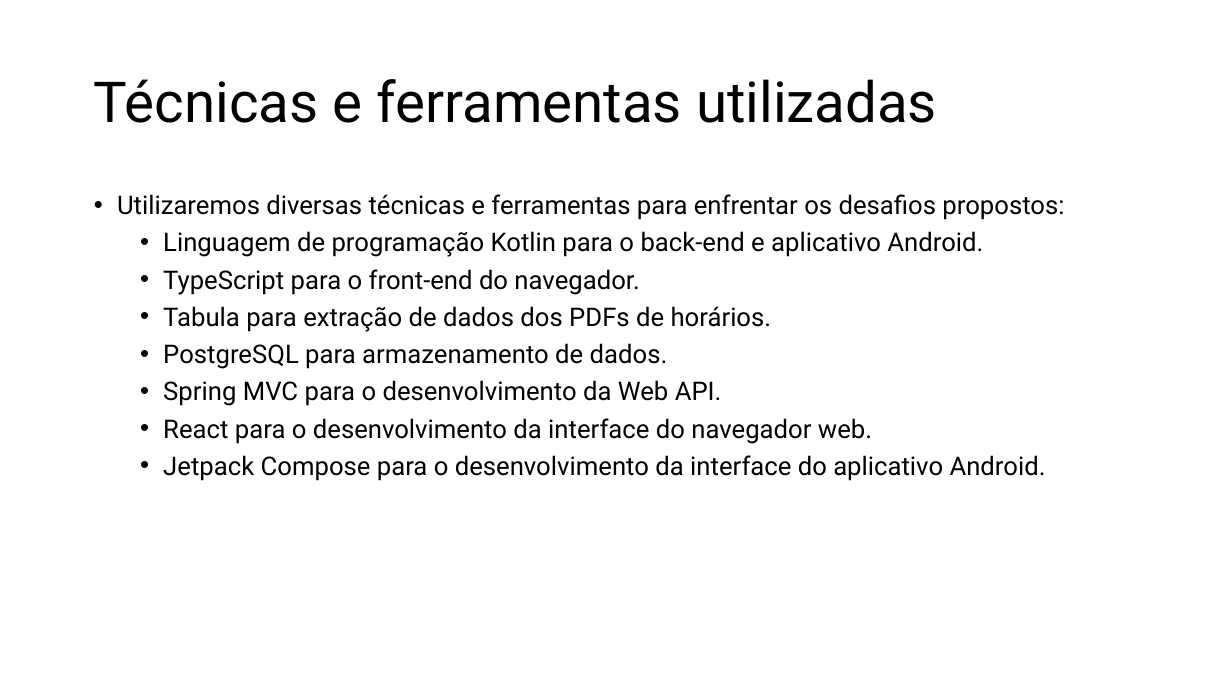
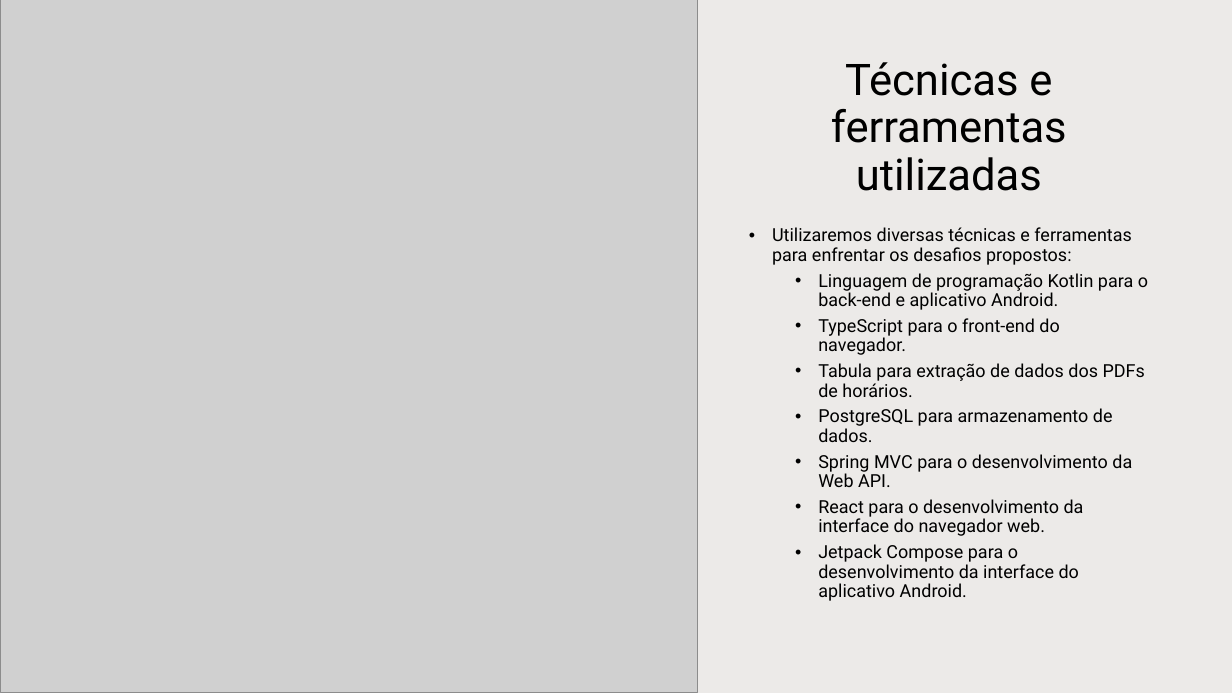
Before and after one commit to sergiomiguelzorro/ps_tests2324, a slide deck: slide 4 of src/main/resources/G03_apresentação.pptx. Drawn at 1232x693 pixels with LibreOffice and Linux fonts; fonts in the diff are those of the drawing; grey boxes stand for pictures. Boxes give left, top, right and bottom in pixels: in the first picture for what was removed or moved away, otherwise in the second. Text is boxed around its words. In the diff, an @@ line names an element or a change of style, - is before the commit and + after.

```diff
--- a/src/main/resources/G03_apresentação.pptx
+++ b/src/main/resources/G03_apresentação.pptx
@@ picture added at bbox=[0, 0, 698, 693] @@
@@ rectangle added at bbox=[482, 0, 1232, 693], fill #82766A at 15% opacity @@
@@ title "Técnicas e ferramentas utilizadas": place and size @@
-title "Técnicas e ferramentas utilizadas" at bbox=[94, 79, 937, 123]
+title "Técnicas e ferramentas utilizadas" at bbox=[831, 62, 1067, 191]
@@ title "Técnicas e ferramentas utilizadas" at bbox=[831, 62, 1067, 191]: size 44 to 34 pt; alignment left to centre @@
@@ text "Utilizaremos diversas técnicas e ferramentas ...": place and size @@
-text "Utilizaremos diversas técnicas e ferramentas ..." at bbox=[117, 194, 1064, 481]
+text "Utilizaremos diversas técnicas e ferramentas ..." at bbox=[772, 227, 1148, 601]
@@ text "Utilizaremos diversas técnicas e ferramentas ..." at bbox=[772, 227, 1148, 601]: size 20 to 14 pt; line spacing 1 to 0.9 @@
```
Also in this commit, not shown: 4 other slides changed, 1 other file.
